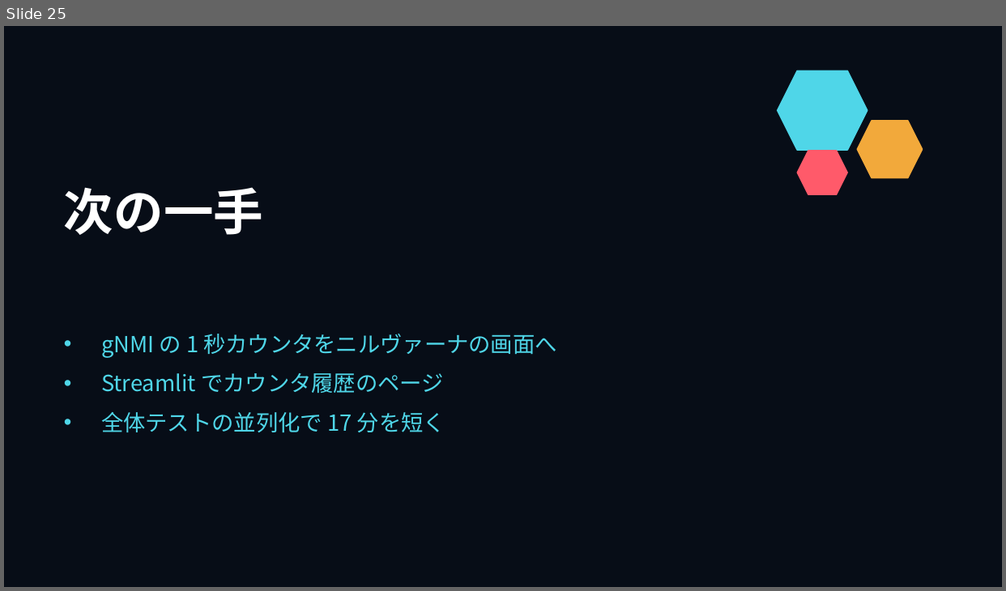
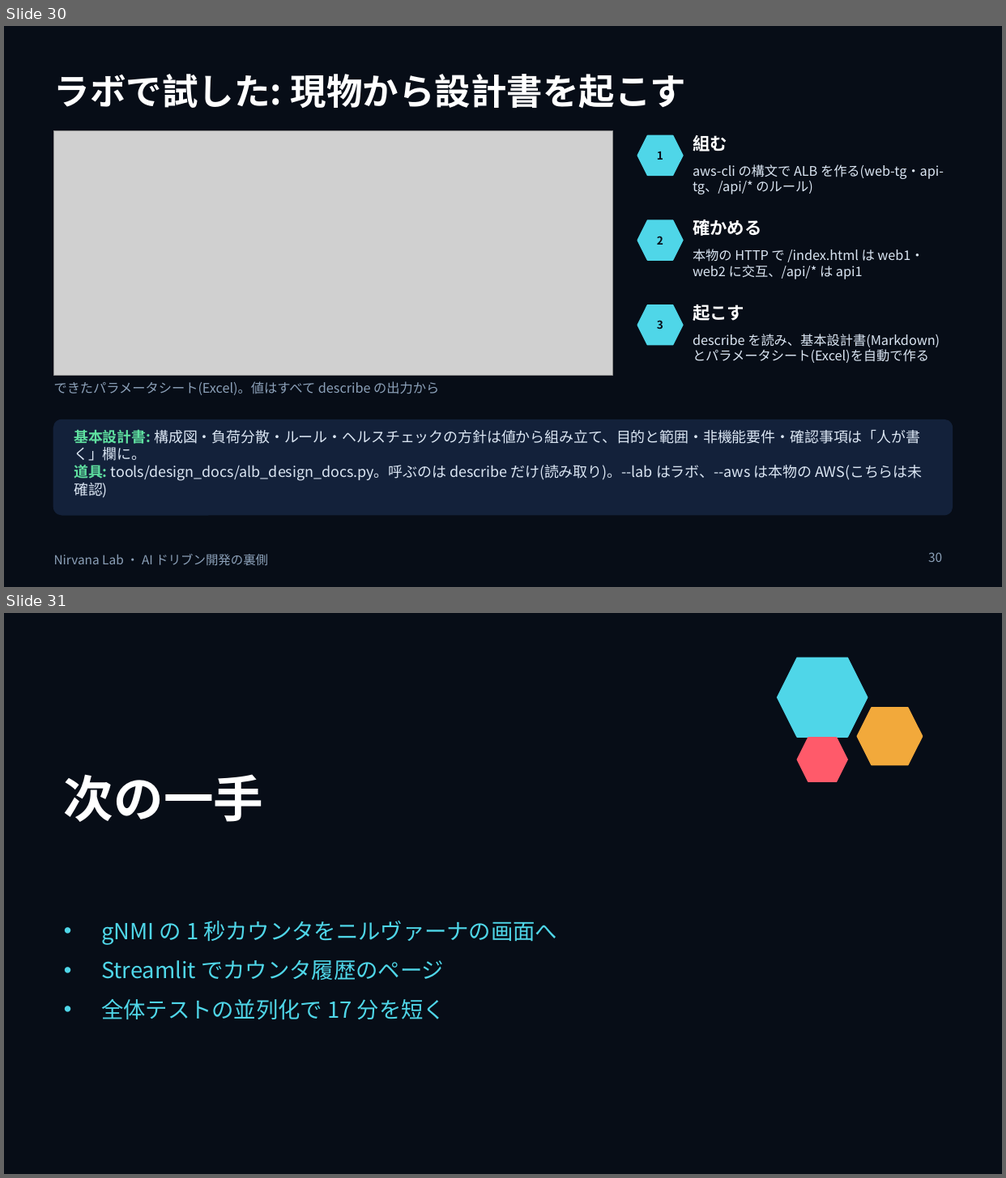
Before and after one commit to w-index-m/nirvana-lab, a slide deck: docs/ai-driven-dev-behind-the-scenes.pptx. Shown one above the other, each under a label of ours: slide 25 before the commit, slides 30 and 31 after it. The pictures are 1006x591 and 1006x1178 pixels, drawn with LibreOffice and Linux fonts; fonts in the diff are those of the drawing; grey boxes stand for pictures. Boxes give left, top, right and bottom in pixels: in the first picture for what was removed or moved away, otherwise in the second. Text is boxed around its words. In the diff, an @@ line names an element or a change of style, - is before the commit and + after.

```diff
--- a/docs/ai-driven-dev-behind-the-scenes.pptx
+++ b/docs/ai-driven-dev-behind-the-scenes.pptx
@@ slide 30 added at [4, 26, 1002, 587], background #070D17 @@
@@ title added at [54, 74, 687, 109], 26 pt, text #FFFFFF, bold @@
+ラボで試した: 現物から設計書を起こす
@@ picture added at [54, 130, 613, 375] @@
@@ hexagon added at [637, 136, 683, 176], fill #4FD6E8, outline #4FD6E8 1 pt @@
@@ text added at [692, 135, 727, 152], 12.5 pt, text #FFFFFF, bold @@
+組む
@@ text added at [657, 152, 663, 160], 8 pt, text #070D17, bold @@
+1
@@ text added at [692, 165, 944, 194], 9.5 pt, text #DBE6F3 @@
+aws-cli の構文で ALB を作る(web-tg・api-tg、/api/* のルール)
@@ text added at [692, 220, 761, 236], 12.5 pt, text #FFFFFF, bold @@
+確かめる
@@ hexagon added at [637, 220, 683, 261], fill #4FD6E8, outline #4FD6E8 1 pt @@
@@ text added at [657, 236, 663, 245], 8 pt, text #070D17, bold @@
+2
@@ text added at [692, 249, 923, 280], 9.5 pt, text #DBE6F3 @@
+本物の HTTP で /index.html は web1・web2 に交互、/api/* は api1
@@ hexagon added at [637, 305, 683, 345], fill #4FD6E8, outline #4FD6E8 1 pt @@
@@ text added at [692, 305, 744, 321], 12.5 pt, text #FFFFFF, bold @@
+起こす
@@ text added at [657, 320, 663, 329], 8 pt, text #070D17, bold @@
+3
@@ text added at [692, 334, 940, 363], 9.5 pt, text #DBE6F3 @@
+describe を読み、基本設計書(Markdown)とパラメータシート(Excel)を自動で作る
@@ text added at [54, 382, 439, 395], 9.5 pt, text #8BA0B8 @@
+できたパラメータシート(Excel)。値はすべて describe の出力から
@@ rounded rectangle added at [54, 420, 952, 515], fill #13213A, outline #13213A 1 pt @@
@@ text added at [74, 429, 923, 498], 10.5 pt, text #DBE6F3 @@
+基本設計書: 構成図・負荷分散・ルール・ヘルスチェックの方針は値から組み立て、目的と範囲・非機能要件・確認事項は「人が書く」欄に。
+道具: tools/design_docs/alb_design_docs.py。呼ぶのは describe だけ(読み取り)。--lab はラボ、--aws は本物の AWS(こちらは未確認)
@@ text added at [54, 554, 268, 565], 9 pt, text #8BA0B8 @@
+Nirvana Lab ・ AI ドリブン開発の裏側
@@ page number added at [928, 552, 942, 562], 9 pt, text #8BA0B8 @@
+30
@@ what was slide 25 is now slide 31 @@
```
Also in this commit, not shown: 5 other slides added, 11 other files.
